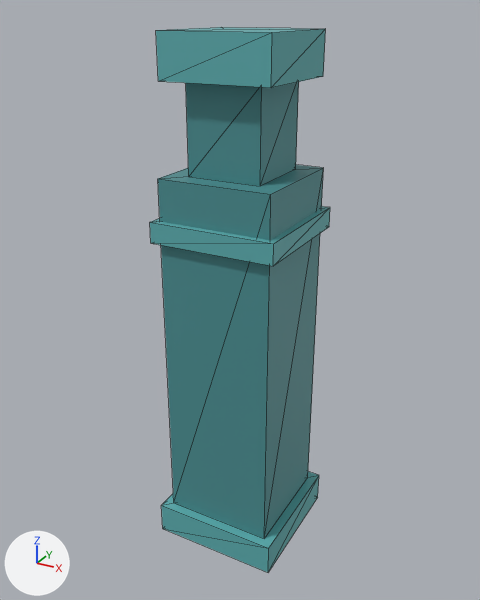
A saved change to the glTF model game/assets/models/tall_jar.glb.
One viewpoint serves both versions: a 50 mm camera at (0.879, -1.618, 1.621) aimed at (-0.013, 0.005, 0.809). The lights are fixed; the arrows at lower left show +X, +Y and +Z. The picture after the commit comes second. Mesh edges are drawn as thin lines. Vertices at exactly the same position are counted once.

The scene before the commit, as lines of its bpy script (objects in view):
```python
me_tall_jar = bpy.data.meshes.new('tall_jar')
me_tall_jar.from_pydata(...)  # a box spanning x -0.2..0.2, y -0.2..0.2, z 0.0..0.1; a box spanning x -0.17..0.17, y -0.17..0.17, z 0.1..1.2; a box spanning x -0.19..0.19, y -0.19..0.19, z 1.02..1.08; a box spanning x -0.11..0.11, y -0.11..0.11, z 1.2..1.45; a box spanning x -0.16..0.16, y -0.16..0.16, z 1.45..1.57
me_tall_jar.materials.append(mat_defaultmaterial)
ob_tall_jar = bpy.data.objects.new('tall_jar', me_tall_jar)
ob_tall_jar.location = (0.0, 0.0, 0.0)
```
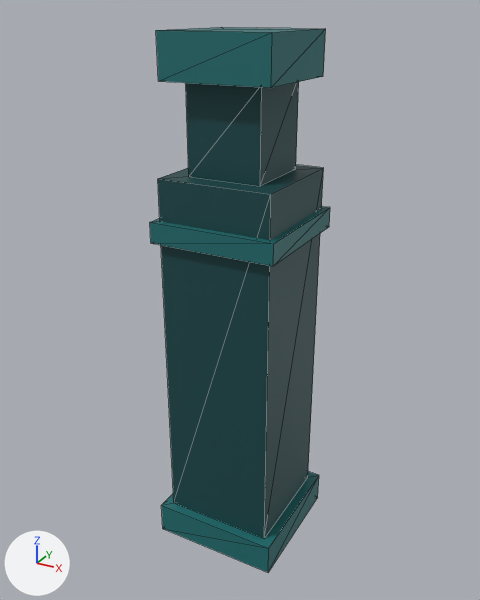
Edits to the bpy script that builds the scene:
```text
Change me_tall_jar:
    where me_tall_jar.from_pydata(...)  # 40 vertices, 60 faces; spans x -0.2..0.2, y -0.2..0.2, z 0.0..1.57
    used by ob_tall_jar; location = (0.0, 0.0, 0.0)
    me_tall_jar part 1: 60 faces centred in x -0.2..0.2, y -0.2..0.2, z 0.0..1.57 are repainted in the vertex colours; the middle colour goes from cyan #5dafb1 to dark cyan #1c6e70
```

Changed parts and their boxes (x1, y1, x2, y2) in the pictures (480 x 600 px):
part 1 of me_tall_jar, recoloured (cyan to dark cyan): (150, 27, 330, 572) in both
